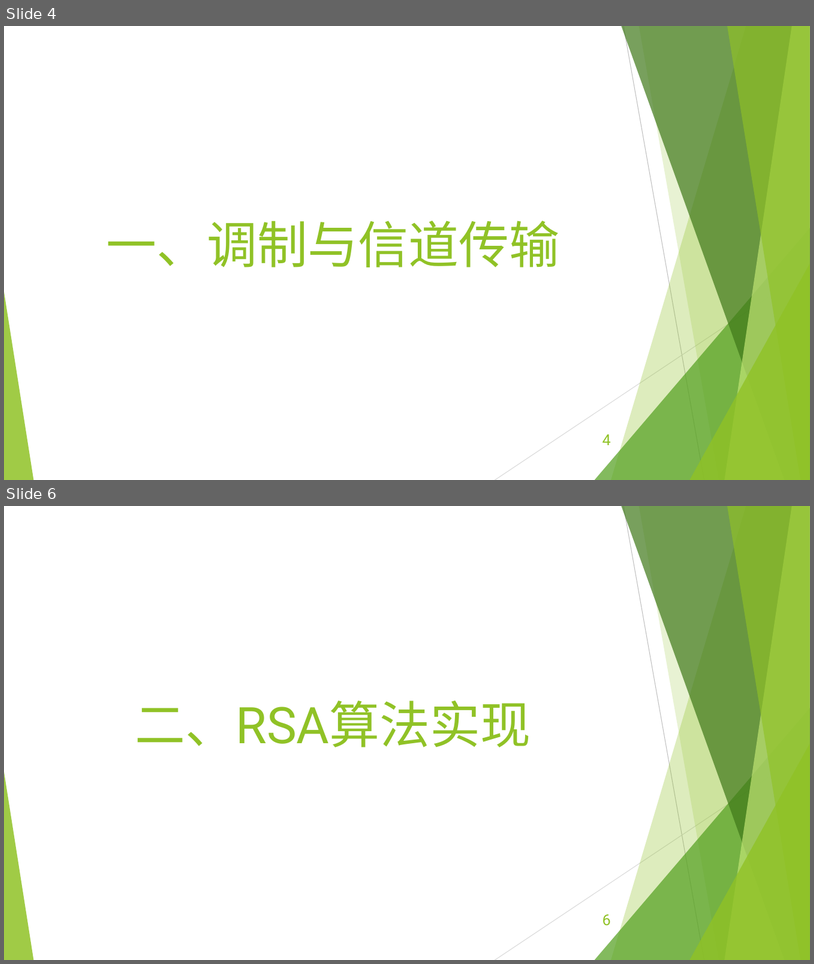
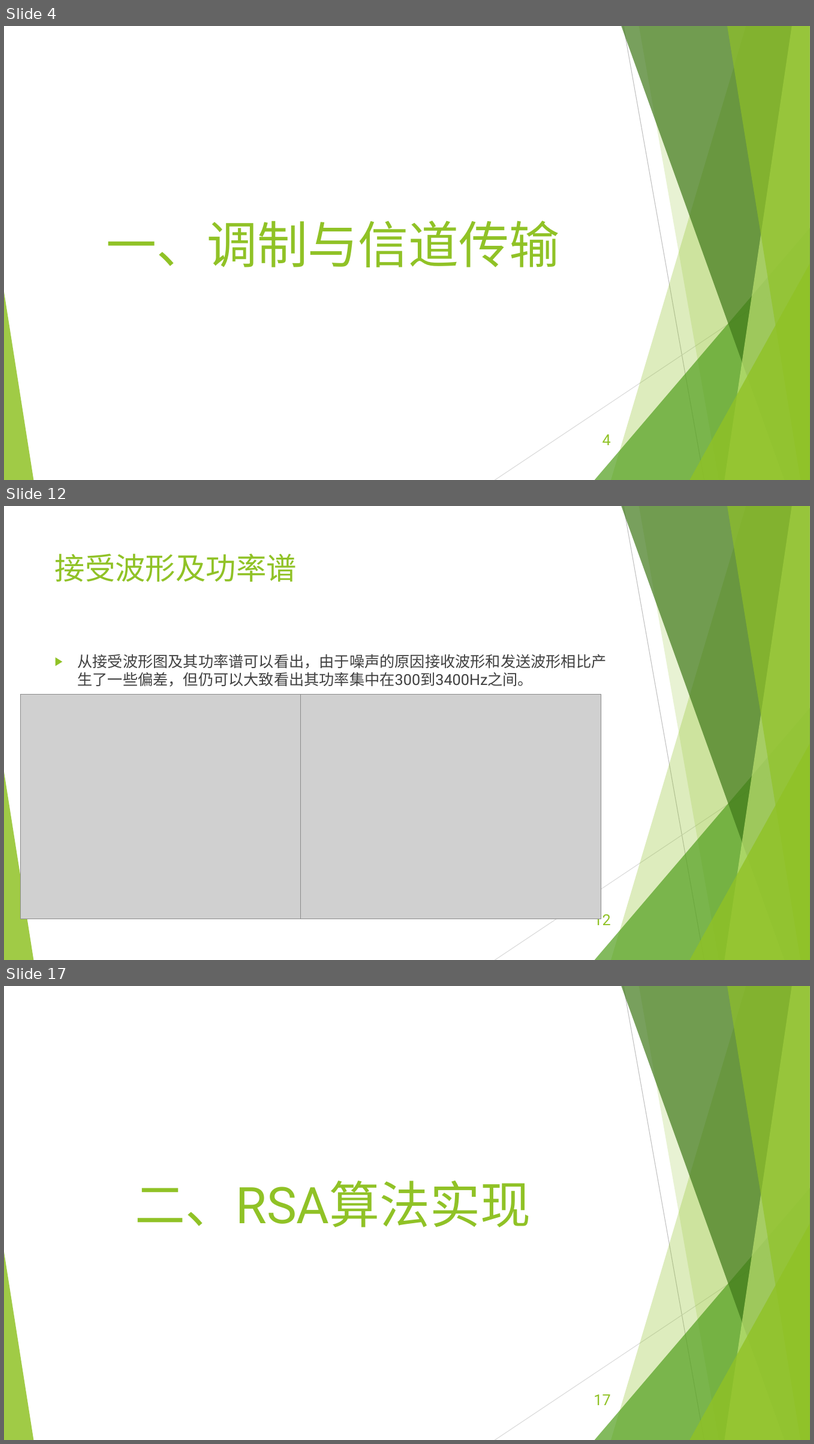
Before and after one commit to EECodingPresentation/project2, a slide deck: 展示报告.pptx. Shown one above the other, each under a label of ours: slides 4 and 6 before the commit, slides 4, 12 and 17 after it; the slides between them are not shown. The pictures are 814x964 and 814x1444 pixels, drawn with LibreOffice and Linux fonts; fonts in the diff are those of the drawing; grey boxes stand for pictures. Boxes give left, top, right and bottom in pixels: in the first picture for what was removed or moved away, otherwise in the second. Text is boxed around its words. In the diff, an @@ line names an element or a change of style, - is before the commit and + after.

```diff
--- a/展示报告.pptx
+++ b/展示报告.pptx
@@ slide 12 added at (x1=4, y1=506, x2=810, y2=960), background #FFFFFF; not listed: 10 template elements that a slide beside it also shows @@
@@ title added at (x1=55, y1=553, x2=297, y2=582), 36 pt, text #90C226 @@
+接受波形及功率谱
@@ text added at (x1=78, y1=654, x2=607, y2=687), 18 pt, text #404040 @@
+▶ 从接受波形图及其功率谱可以看出，由于噪声的原因接收波形和发送波形相比产生了一些偏差，但仍可以大致看出其功率集中在300到3400Hz之间。
@@ picture added at (x1=20, y1=694, x2=321, y2=919) @@
@@ picture added at (x1=301, y1=694, x2=602, y2=919) @@
@@ page number added at (x1=594, y1=911, x2=611, y2=925), 18 pt, text #90C226 @@
+12
@@ what was slide 6 is now slide 17 @@
@@ page number at (x1=594, y1=1394, x2=611, y2=1405): text changed @@
-6
+17
```
Also in this commit, not shown: 11 other slides added, 1 slide removed, 2 other files.
